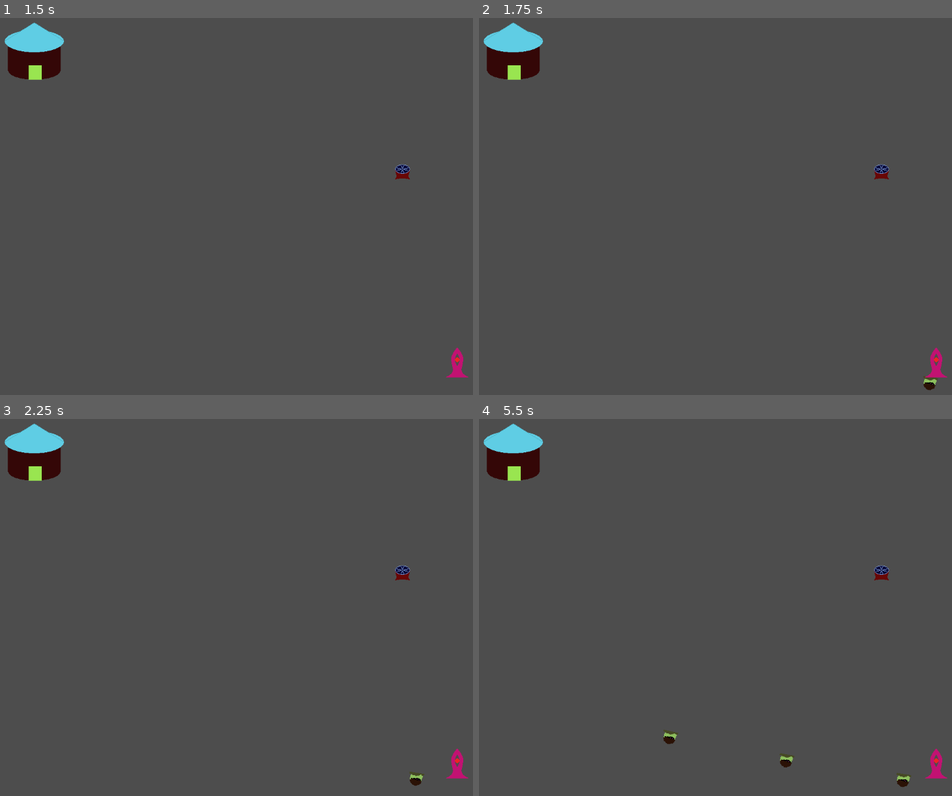
Above: before the commit, frames 1-4 (two rows, left to right).
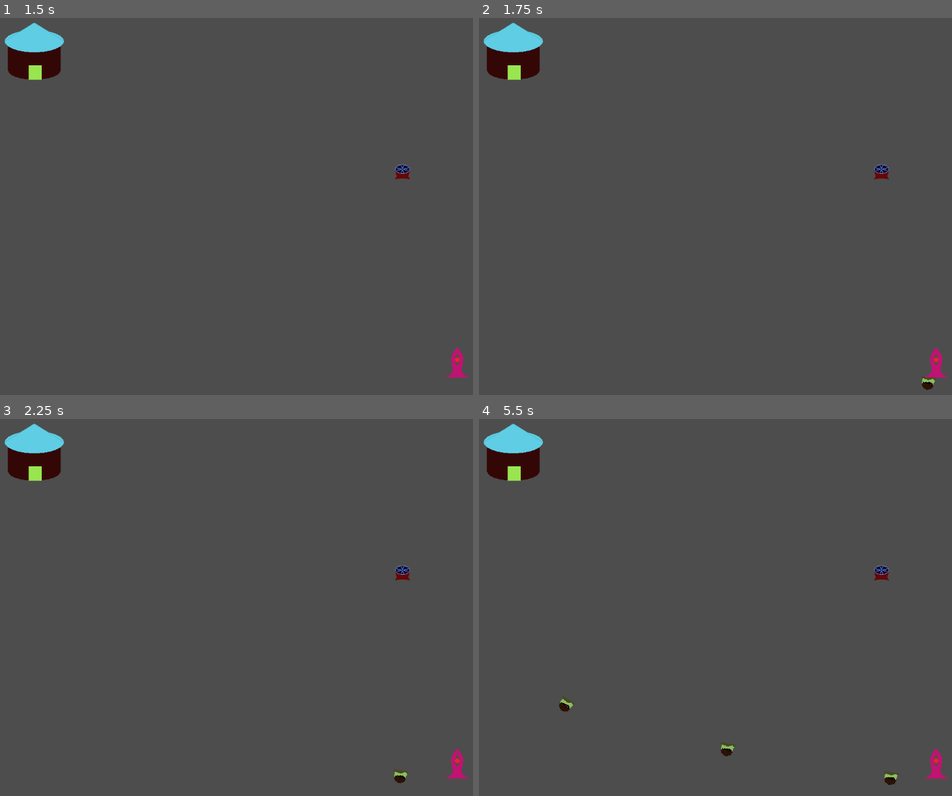
Above: after the commit, the same moments.

Repository: Wake1st/anti-tower
Game: Godot game, scene res://tests/test_basic.tscn
Same seed, same stepped clock (60 frames per second), same inputs: the game is played once before the commit and once after it. The project has no main scene, so this scene is started directly.
Inputs:
- Up to frame 1 (1.5 s): tap Enter at 0.5 s; tap Space at 1.25 s
- Up to frame 2 (1.75 s): no input
- Up to frame 3 (2.25 s): no input
- Up to frame 4 (5.5 s): tap Escape (pause_game, bound only after the commit) at 4.15 s

Frame 1 is identical in both runs. In frame 2, less than 0.1% of the frame differs, in the area x 93-98%, y 95-99%; in frame 3, 0.2%; in frame 4, 0.5%, in the area x 16-92%, y 73-98%.

Commit message:
setup UI

Diff:
--- a/project.godot
+++ b/project.godot
@@ -24,9 +24,18 @@
 folder_colors={
 "res://assets/": "gray",
 "res://data/": "pink",
+"res://scenes/": "purple",
 "res://systems/": "green",
 "res://tests/": "red",
 "res://ui/": "orange"
+}
+
+[input]
+
+pause_game={
+"deadzone": 0.2,
+"events": [Object(InputEventKey,"resource_local_to_scene":false,"resource_name":"","device":-1,"window_id":0,"alt_pressed":false,"shift_pressed":false,"ctrl_pressed":false,"meta_pressed":false,"pressed":false,"keycode":0,"physical_keycode":4194305,"key_label":0,"unicode":0,"location":0,"echo":false,"script":null)
+]
 }
 
 [layer_names]
--- /dev/null
+++ b/scenes/level_0.gd
@@ -0,0 +1,38 @@
+class_name Level
+extends Node
+
+
+@onready var pause_menu_ui: PauseMenuUI = %PauseMenuUI
+@onready var settings_menu_ui: SettingsMenuUI = %SettingsMenuUI
+
+
+func _ready() -> void:
+	pause_menu_ui.resume_selected.connect(_handle_resume_selected)
+	pause_menu_ui.settings_selected.connect(_handle_settings_selected)
+	pause_menu_ui.menu_selected.connect(_handle_menu_selected)
+
+	settings_menu_ui.return_selected.connect(_handle_return_selected)
+
+
+func _input(event) -> void:
+	if event.is_action("pause_game"):
+		get_tree().paused = true
+		pause_menu_ui.focus()
+
+
+func _handle_resume_selected() -> void:
+	get_tree().paused = false
+
+
+func _handle_settings_selected() -> void:
+	pause_menu_ui.visible = false
+	settings_menu_ui.focus()
+
+
+func _handle_menu_selected() -> void:
+	# exit level
+	pass
+
+
+func _handle_return_selected() -> void:
+	pause_menu_ui.focus()
--- /dev/null
+++ b/scenes/level_0.tscn
@@ -0,0 +1,20 @@
+[gd_scene format=3 uid="uid://bkrjxoqlakabm"]
+
+[ext_resource type="Script" uid="uid://g5t35odn7ho1" path="res://scenes/level_0.gd" id="1_rerym"]
+[ext_resource type="PackedScene" uid="uid://d3vyqpubrioi3" path="res://ui/pause_menu_ui.tscn" id="2_uijja"]
+[ext_resource type="PackedScene" uid="uid://dn24f3wk3futr" path="res://ui/settings_menu_ui.tscn" id="3_5nv5w"]
+
+[node name="Level0" type="Node" unique_id=1519597089]
+script = ExtResource("1_rerym")
+
+[node name="CanvasLayer" type="CanvasLayer" parent="." unique_id=330982563]
+
+[node name="PauseMenuUI" parent="CanvasLayer" unique_id=789262559 instance=ExtResource("2_uijja")]
+unique_name_in_owner = true
+visible = false
+mouse_filter = 1
+
+[node name="SettingsMenuUI" parent="CanvasLayer" unique_id=1973352614 instance=ExtResource("3_5nv5w")]
+unique_name_in_owner = true
+visible = false
+mouse_filter = 1
--- /dev/null
+++ b/scenes/main_menu.gd
@@ -0,0 +1,35 @@
+class_name MainMenu
+extends Node
+
+
+@onready var main_menu_ui: MainMenuUI = $MainMenuUI
+@onready var settings_menu_ui: SettingsMenuUI = $SettingsMenuUI
+@onready var credits_menu_ui: CreditsMenuUI = $CreditsMenuUI
+
+var control: Control
+
+
+func _ready() -> void:
+	main_menu_ui.play_selected.connect(_handle_play_selected)
+	main_menu_ui.settings_selected.connect(_handle_settings_selected)
+	main_menu_ui.credits_selected.connect(_handle_credits_selected)
+
+	settings_menu_ui.return_selected.connect(_handle_return_selected)
+	credits_menu_ui.return_selected.connect(_handle_return_selected)
+
+
+func _handle_play_selected() -> void:
+	# some kind of transition
+	pass
+
+
+func _handle_settings_selected() -> void:
+	settings_menu_ui.focus()
+
+
+func _handle_credits_selected() -> void:
+	credits_menu_ui.focus()
+
+
+func _handle_return_selected() -> void:
+	main_menu_ui.focus()
--- /dev/null
+++ b/scenes/main_menu.tscn
@@ -0,0 +1,17 @@
+[gd_scene format=3 uid="uid://cwp03pu5lpawm"]
+
+[ext_resource type="Script" uid="uid://dmo6hmeakqwoo" path="res://scenes/main_menu.gd" id="1_bqqt6"]
+[ext_resource type="PackedScene" uid="uid://c2onu8wxyouay" path="res://ui/main_menu_ui.tscn" id="2_wu84c"]
+[ext_resource type="PackedScene" uid="uid://dn24f3wk3futr" path="res://ui/settings_menu_ui.tscn" id="3_8ln24"]
+[ext_resource type="PackedScene" uid="uid://dy321iwuayi5w" path="res://ui/credits_menu_ui.tscn" id="4_wu84c"]
+
+[node name="MainMenu" type="Node" unique_id=1663835177]
+script = ExtResource("1_bqqt6")
+
+[node name="MainMenuUI" parent="." unique_id=1029722067 instance=ExtResource("2_wu84c")]
+
+[node name="SettingsMenuUI" parent="." unique_id=1973352614 instance=ExtResource("3_8ln24")]
+visible = false
+
+[node name="CreditsMenuUI" parent="." unique_id=118515599 instance=ExtResource("4_wu84c")]
+visible = false
--- a/systems/unit.tscn
+++ b/systems/unit.tscn
@@ -10,7 +10,7 @@
 [node name="Unit" type="PathFollow2D" unique_id=832900579]
 loop = false
 script = ExtResource("1_tbnru")
-speed = 5.0
+speed = 7.0
 
 [node name="Sprite2D" type="Sprite2D" parent="." unique_id=72296144]
 texture_filter = 1
--- /dev/null
+++ b/tests/test_menu.tscn
@@ -0,0 +1,7 @@
+[gd_scene format=3 uid="uid://c63hcwg6lftsr"]
+
+[ext_resource type="PackedScene" uid="uid://cwp03pu5lpawm" path="res://scenes/main_menu.tscn" id="1_r40kj"]
+
+[node name="TestMenu" type="Node" unique_id=587046712]
+
+[node name="MainMenu" parent="." unique_id=1663835177 instance=ExtResource("1_r40kj")]
--- /dev/null
+++ b/ui/credits_menu_ui.gd
@@ -0,0 +1,14 @@
+class_name CreditsMenuUI
+extends Control
+
+
+signal return_selected()
+
+
+func focus() -> void:
+	visible = true
+
+
+func _on_btn_return_pressed():
+	visible = false
+	return_selected.emit()
--- /dev/null
+++ b/ui/credits_menu_ui.tscn
@@ -0,0 +1,51 @@
+[gd_scene format=3 uid="uid://dy321iwuayi5w"]
+
+[ext_resource type="Script" uid="uid://ddqchmsq8wwhs" path="res://ui/credits_menu_ui.gd" id="1_lafmh"]
+
+[node name="CreditsMenuUI" type="Control" unique_id=118515599]
+layout_mode = 3
+anchors_preset = 15
+anchor_right = 1.0
+anchor_bottom = 1.0
+grow_horizontal = 2
+grow_vertical = 2
+script = ExtResource("1_lafmh")
+
+[node name="ColorRect" type="ColorRect" parent="." unique_id=1414910909]
+layout_mode = 1
+anchors_preset = 8
+anchor_left = 0.5
+anchor_top = 0.5
+anchor_right = 0.5
+anchor_bottom = 0.5
+offset_left = -381.75
+offset_top = -276.75
+offset_right = 381.75
+offset_bottom = 276.75
+grow_horizontal = 2
+grow_vertical = 2
+color = Color(0.10980392, 0.31764707, 0.22352941, 0.1882353)
+
+[node name="VBoxContainer" type="VBoxContainer" parent="ColorRect" unique_id=1839698144]
+layout_mode = 1
+anchors_preset = 8
+anchor_left = 0.5
+anchor_top = 0.5
+anchor_right = 0.5
+anchor_bottom = 0.5
+offset_left = -299.0
+offset_top = -248.0
+offset_right = 299.0
+offset_bottom = 248.0
+grow_horizontal = 2
+grow_vertical = 2
+theme_override_constants/separation = 24
+alignment = 1
+
+[node name="BtnReturn" type="Button" parent="ColorRect/VBoxContainer" unique_id=1522682304]
+process_mode = 2
+layout_mode = 2
+theme_override_font_sizes/font_size = 64
+text = "RETURN"
+
+[connection signal="pressed" from="ColorRect/VBoxContainer/BtnReturn" to="." method="_on_btn_return_pressed"]
--- /dev/null
+++ b/ui/main_menu_ui.gd
@@ -0,0 +1,25 @@
+class_name MainMenuUI
+extends Control
+
+
+signal play_selected()
+signal settings_selected()
+signal credits_selected()
+
+
+func focus() -> void:
+	visible = true
+
+
+func _on_btn_play_pressed() -> void:
+	play_selected.emit()
+
+
+func _on_btn_settings_pressed() -> void:
+	visible = false
+	settings_selected.emit()
+
+
+func _on_btn_credits_pressed() -> void:
+	visible = false
+	credits_selected.emit()
--- /dev/null
+++ b/ui/main_menu_ui.tscn
@@ -0,0 +1,63 @@
+[gd_scene format=3 uid="uid://c2onu8wxyouay"]
+
+[ext_resource type="Script" uid="uid://c3xw2b70mxphf" path="res://ui/main_menu_ui.gd" id="1_5f3v2"]
+
+[node name="MainMenuUI" type="Control" unique_id=1029722067]
+layout_mode = 3
+anchors_preset = 15
+anchor_right = 1.0
+anchor_bottom = 1.0
+grow_horizontal = 2
+grow_vertical = 2
+script = ExtResource("1_5f3v2")
+
+[node name="ColorRect" type="ColorRect" parent="." unique_id=1877641955]
+layout_mode = 1
+anchors_preset = 8
+anchor_left = 0.5
+anchor_top = 0.5
+anchor_right = 0.5
+anchor_bottom = 0.5
+offset_left = -381.75
+offset_top = -276.75
+offset_right = 381.75
+offset_bottom = 276.75
+grow_horizontal = 2
+grow_vertical = 2
+color = Color(0.10980392, 0.31764707, 0.22352941, 0.1882353)
+
+[node name="VBoxContainer" type="VBoxContainer" parent="ColorRect" unique_id=529302616]
+layout_mode = 1
+anchors_preset = 8
+anchor_left = 0.5
+anchor_top = 0.5
+anchor_right = 0.5
+anchor_bottom = 0.5
+offset_left = -299.0
+offset_top = -248.0
+offset_right = 299.0
+offset_bottom = 248.0
+grow_horizontal = 2
+grow_vertical = 2
+theme_override_constants/separation = 24
+alignment = 1
+
+[node name="BtnPlay" type="Button" parent="ColorRect/VBoxContainer" unique_id=712140563]
+layout_mode = 2
+theme_override_font_sizes/font_size = 64
+text = "PLAY"
+
+[node name="BtnSettings" type="Button" parent="ColorRect/VBoxContainer" unique_id=1862256054]
+layout_mode = 2
+theme_override_font_sizes/font_size = 64
+text = "SETTINGS"
+
+[node name="BtnCredits" type="Button" parent="ColorRect/VBoxContainer" unique_id=493954794]
+process_mode = 2
+layout_mode = 2
+theme_override_font_sizes/font_size = 64
+text = "CREDITS"
+
+[connection signal="pressed" from="ColorRect/VBoxContainer/BtnPlay" to="." method="_on_btn_play_pressed"]
+[connection signal="pressed" from="ColorRect/VBoxContainer/BtnSettings" to="." method="_on_btn_settings_pressed"]
+[connection signal="pressed" from="ColorRect/VBoxContainer/BtnCredits" to="." method="_on_btn_credits_pressed"]
--- /dev/null
+++ b/ui/pause_menu_ui.gd
@@ -0,0 +1,24 @@
+class_name PauseMenuUI
+extends Control
+
+
+signal resume_selected()
+signal settings_selected()
+signal menu_selected()
+
+
+func focus() -> void:
+	visible = true
+
+
+func _on_btn_resume_pressed() -> void:
+	visible = false
+	resume_selected.emit()
+
+
+func _on_btn_settings_pressed() -> void:
+	settings_selected.emit()
+
+
+func _on_btn_menu_pressed() -> void:
+	menu_selected.emit()
--- /dev/null
+++ b/ui/pause_menu_ui.tscn
@@ -0,0 +1,63 @@
+[gd_scene format=3 uid="uid://d3vyqpubrioi3"]
+
+[ext_resource type="Script" uid="uid://dqyrkgucbfpi3" path="res://ui/pause_menu_ui.gd" id="1_ahprq"]
+
+[node name="PauseMenuUI" type="Control" unique_id=789262559]
+process_mode = 2
+layout_mode = 3
+anchors_preset = 15
+anchor_right = 1.0
+anchor_bottom = 1.0
+grow_horizontal = 2
+grow_vertical = 2
+script = ExtResource("1_ahprq")
+
+[node name="ColorRect" type="ColorRect" parent="." unique_id=723946132]
+layout_mode = 1
+anchors_preset = 8
+anchor_left = 0.5
+anchor_top = 0.5
+anchor_right = 0.5
+anchor_bottom = 0.5
+offset_left = -381.75
+offset_top = -276.75
+offset_right = 381.75
+offset_bottom = 276.75
+grow_horizontal = 2
+grow_vertical = 2
+color = Color(0.10980392, 0.31764707, 0.22352941, 0.1882353)
+
+[node name="VBoxContainer" type="VBoxContainer" parent="ColorRect" unique_id=2101460129]
+layout_mode = 1
+anchors_preset = 8
+anchor_left = 0.5
+anchor_top = 0.5
+anchor_right = 0.5
+anchor_bottom = 0.5
+offset_left = -299.0
+offset_top = -248.0
+offset_right = 299.0
+offset_bottom = 248.0
+grow_horizontal = 2
+grow_vertical = 2
+theme_override_constants/separation = 24
+alignment = 1
+
+[node name="BtnResume" type="Button" parent="ColorRect/VBoxContainer" unique_id=132632659]
+layout_mode = 2
+theme_override_font_sizes/font_size = 64
+text = "RESUME"
+
+[node name="BtnSettings" type="Button" parent="ColorRect/VBoxContainer" unique_id=959403977]
+layout_mode = 2
+theme_override_font_sizes/font_size = 64
+text = "SETTINGS"
+
+[node name="BtnMenu" type="Button" parent="ColorRect/VBoxContainer" unique_id=384478665]
+layout_mode = 2
+theme_override_font_sizes/font_size = 64
+text = "MENU"
+
+[connection signal="pressed" from="ColorRect/VBoxContainer/BtnResume" to="." method="_on_btn_resume_pressed"]
+[connection signal="pressed" from="ColorRect/VBoxContainer/BtnSettings" to="." method="_on_btn_settings_pressed"]
+[connection signal="pressed" from="ColorRect/VBoxContainer/BtnMenu" to="." method="_on_btn_menu_pressed"]
--- /dev/null
+++ b/ui/settings_menu_ui.gd
@@ -0,0 +1,14 @@
+class_name SettingsMenuUI
+extends Control
+
+
+signal return_selected()
+
+
+func focus() -> void:
+	visible = true
+
+
+func _on_btn_return_pressed() -> void:
+	visible = false
+	return_selected.emit()
--- /dev/null
+++ b/ui/settings_menu_ui.tscn
@@ -0,0 +1,51 @@
+[gd_scene format=3 uid="uid://dn24f3wk3futr"]
+
+[ext_resource type="Script" uid="uid://xducmkpo5g3h" path="res://ui/settings_menu_ui.gd" id="1_fud5n"]
+
+[node name="SettingsMenuUI" type="Control" unique_id=1973352614]
+process_mode = 2
+layout_mode = 3
+anchors_preset = 15
+anchor_right = 1.0
+anchor_bottom = 1.0
+grow_horizontal = 2
+grow_vertical = 2
+script = ExtResource("1_fud5n")
+
+[node name="ColorRect" type="ColorRect" parent="." unique_id=1889217723]
+layout_mode = 1
+anchors_preset = 8
+anchor_left = 0.5
+anchor_top = 0.5
+anchor_right = 0.5
+anchor_bottom = 0.5
+offset_left = -381.75
+offset_top = -276.75
+offset_right = 381.75
+offset_bottom = 276.75
+grow_horizontal = 2
+grow_vertical = 2
+color = Color(0.10980392, 0.31764707, 0.22352941, 0.1882353)
+
+[node name="VBoxContainer" type="VBoxContainer" parent="ColorRect" unique_id=1261586411]
+layout_mode = 1
+anchors_preset = 8
+anchor_left = 0.5
+anchor_top = 0.5
+anchor_right = 0.5
+anchor_bottom = 0.5
+offset_left = -299.0
+offset_top = -248.0
+offset_right = 299.0
+offset_bottom = 248.0
+grow_horizontal = 2
+grow_vertical = 2
+theme_override_constants/separation = 24
+alignment = 1
+
+[node name="BtnReturn" type="Button" parent="ColorRect/VBoxContainer" unique_id=1886156370]
+layout_mode = 2
+theme_override_font_sizes/font_size = 64
+text = "RETURN"
+
+[connection signal="pressed" from="ColorRect/VBoxContainer/BtnReturn" to="." method="_on_btn_return_pressed"]
Not shown, added: scenes/level_0.gd.uid
Not shown, added: scenes/main_menu.gd.uid
Not shown, added: ui/credits_menu_ui.gd.uid
Not shown, added: ui/main_menu_ui.gd.uid
Not shown, added: ui/pause_menu_ui.gd.uid
Not shown, added: ui/settings_menu_ui.gd.uid
